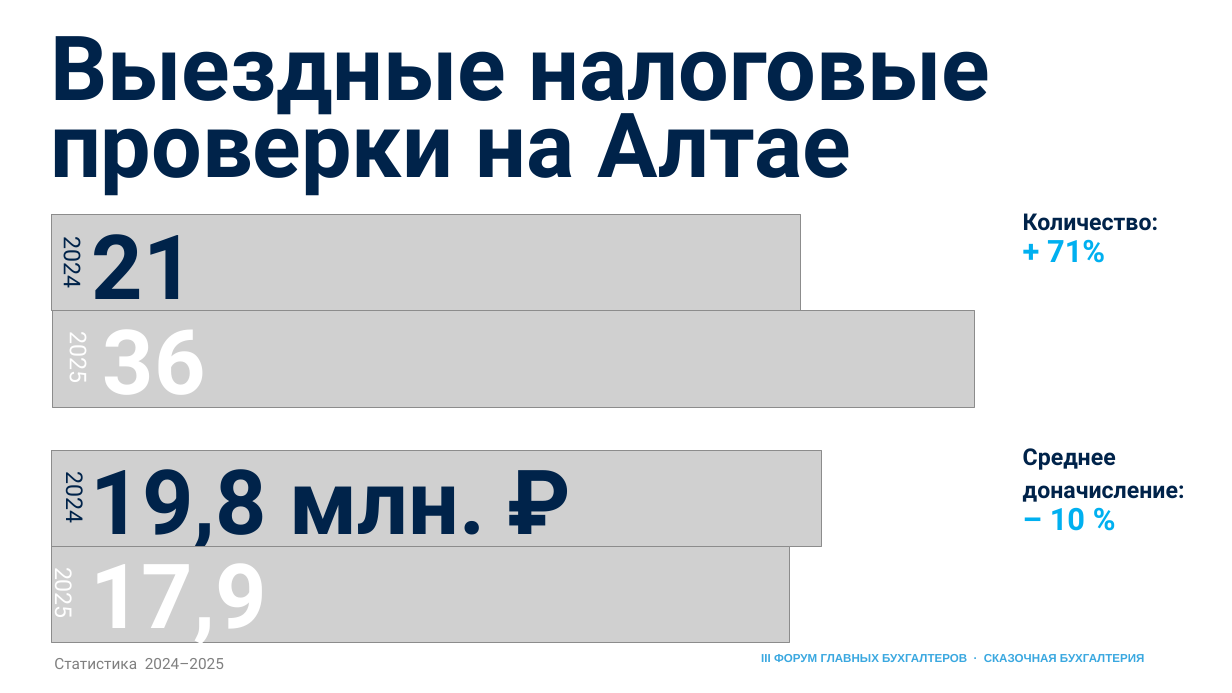
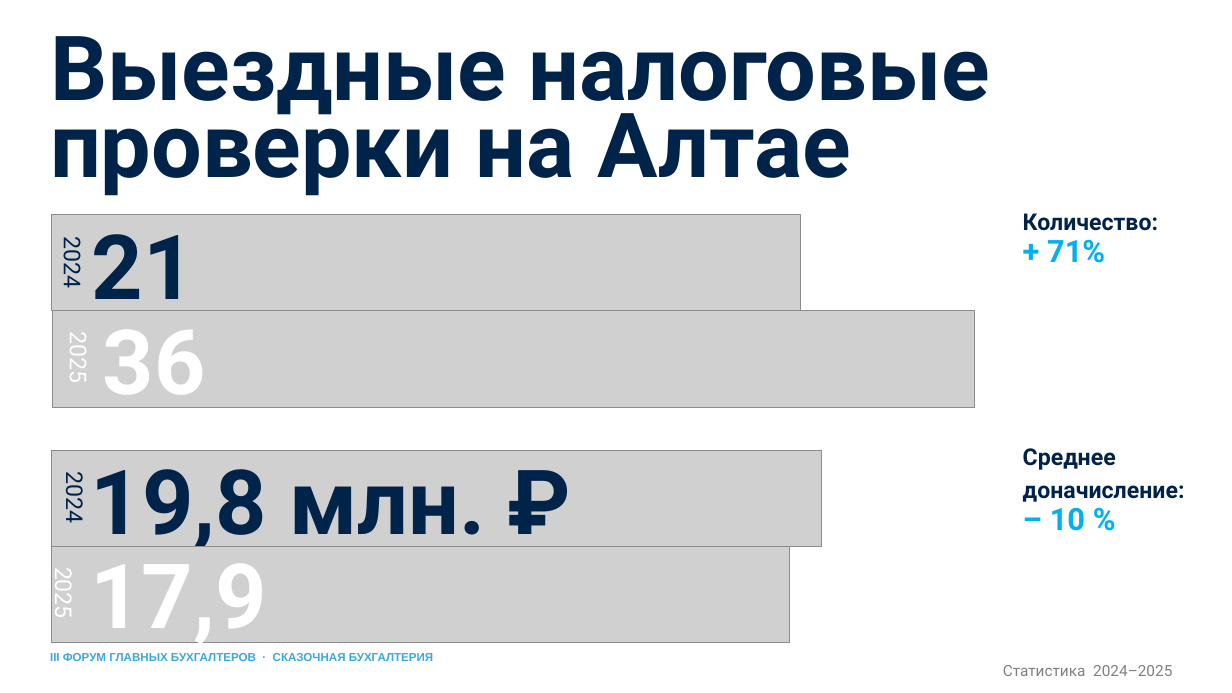
Before and after one commit to fagencymarketing-coder/design-system, a slide deck: slide 6 of conference-skazbuh/presentations/Каминский_Владислав_оригинальный_синий_стиль.pptx. Drawn at 1232x693 pixels with LibreOffice and Linux fonts; fonts in the diff are those of the drawing; grey boxes stand for pictures. Boxes give left, top, right and bottom in pixels: in the first picture for what was removed or moved away, otherwise in the second. Text is boxed around its words. In the diff, an @@ line names an element or a change of style, - is before the commit and + after.

```diff
--- a/conference-skazbuh/presentations/Каминский_Владислав_оригинальный_синий_стиль.pptx
+++ b/conference-skazbuh/presentations/Каминский_Владислав_оригинальный_синий_стиль.pptx
@@ text "III ФОРУМ ГЛАВНЫХ БУХГАЛТЕРОВ · ...": place and size @@
-text "III ФОРУМ ГЛАВНЫХ БУХГАЛТЕРОВ · ..." at [761,654,1144,662]
+text "III ФОРУМ ГЛАВНЫХ БУХГАЛТЕРОВ · ..." at [50,653,433,661]
@@ text "III ФОРУМ ГЛАВНЫХ БУХГАЛТЕРОВ · ..." at [50,653,433,661]: alignment right to left @@
@@ text "Статистика 2024–2025": place and size @@
-text "Статистика 2024–2025" at [54,658,224,669]
+text "Статистика 2024–2025" at [1003,665,1172,676]
@@ text "Статистика 2024–2025" at [1003,665,1172,676]: alignment left to right @@
```
Also in this commit, not shown: 21 other slides changed.
